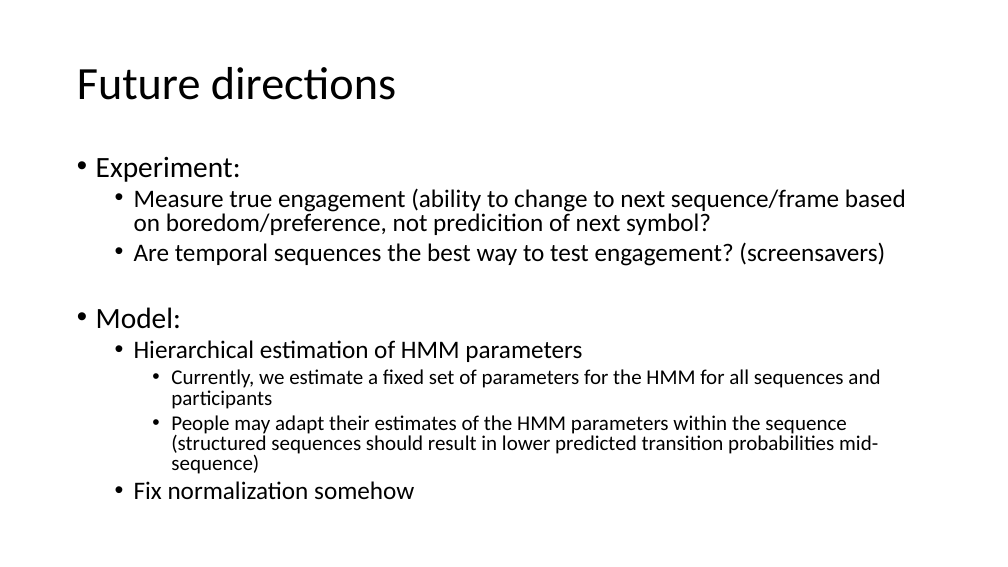
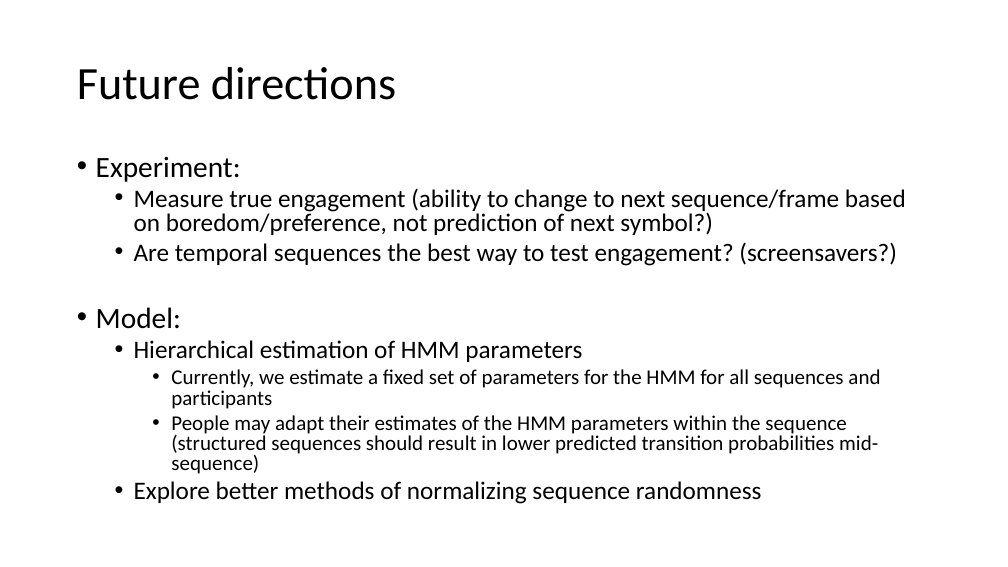
Before and after one commit to sradkani/CoCoSci, a slide deck: slide 35 of summary:papers/CogSci attempt.pptx (slide 34 before the commit). Drawn at 1008x567 pixels with LibreOffice and Linux fonts; fonts in the diff are those of the drawing. Boxes give left, top, right and bottom in pixels: in the first picture for what was removed or moved away, otherwise in the second. Text is boxed around its words. In the diff, an @@ line names an element or a change of style, - is before the commit and + after.

```diff
--- a/summary:papers/CogSci attempt.pptx
+++ b/summary:papers/CogSci attempt.pptx
@@ text at (x1=134, y1=188, x2=906, y2=266): text changed @@
-  • Measure true engagement (ability to change to next sequence/frame based on boredom/preference, not predicition of next symbol?
-  • Are temporal sequences the best way to test engagement? (screensavers)
+  • Measure true engagement (ability to change to next sequence/frame based on boredom/preference, not prediction of next symbol?)
+  • Are temporal sequences the best way to test engagement? (screensavers?)
@@ text at (x1=134, y1=481, x2=762, y2=504): text changed @@
-  • Fix normalization somehow
+  • Explore better methods of normalizing sequence randomness
```
Also in this commit, not shown: 12 other slides changed, 8 slides added, 7 slides removed, 23 other files.
